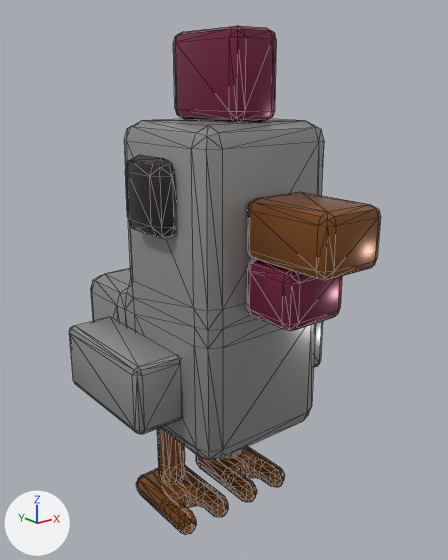
The glTF model models/terrain/Chicken.glb as it was, and as the next commit left it.
One viewpoint serves both versions: a camera (50 mm lens) standing at (-0.934, -1.243, 1.122) and looking at (0.006, -0.068, 0.652). The lights are fixed; the arrows at lower left show +X, +Y and +Z. The picture after the commit comes second. Mesh edges are drawn as thin lines. Where no turn or scale is listed for an object, it has been applied to the vertices. Vertices at exactly the same position are counted once.

In view in the first picture: 'Chicken'.
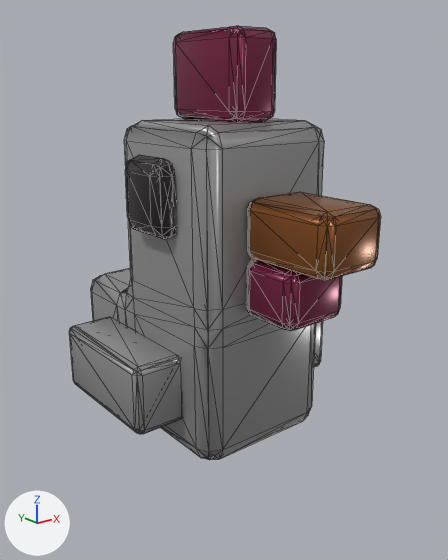
What changed in the scene script:
```text
Change me_chicken:
    used by ob_chicken; location = (0.0, 0.0, 0.0)
    remove me_chicken.from_pydata(...)  # 1062 vertices, 2076 faces; spans x -0.306..0.306, y -0.487..0.336, z 0.002..1.242
    add me_chicken.from_pydata(...)  # 496 vertices, 1408 faces; spans x -0.306..0.306, y -0.487..0.336, z 0.262..1.242
    me_chicken part 1: the loose piece of 200 vertices spanning x -0.184..-0.026, y -0.142..0.112, z 0.002..0.063 is deleted
    me_chicken part 2: the loose piece of 200 vertices spanning x 0.026..0.184, y -0.142..0.112, z 0.002..0.063 is deleted
    me_chicken part 3: the loose piece of 83 vertices spanning x 0.073..0.137, y -0.006..0.064, z 0.054..0.354 is deleted
    me_chicken part 4: the loose piece of 83 vertices spanning x -0.137..-0.073, y -0.006..0.064, z 0.054..0.354 is deleted
    me_chicken part 5
    26 faces are deleted
    474 new faces join them
```

Where the change shows, as pixel boxes [x1, y1, x2, y2] in the pictures (448 x 560 px):
'Chicken', reshaped (15% shorter)
    before: [69, 26, 381, 535]
    after: [69, 26, 381, 460]
part 1 of me_chicken, deleted (brown)
    before: [136, 465, 228, 535]
part 2 of me_chicken, deleted (brown)
    before: [196, 446, 284, 502]
part 3 of me_chicken, deleted (mostly hidden)
    before: [225, 449, 242, 458]
part 4 of me_chicken, deleted (brown)
    before: [157, 428, 185, 485]
part 5 of me_chicken, reshaped
    both: [121, 236, 169, 293]
